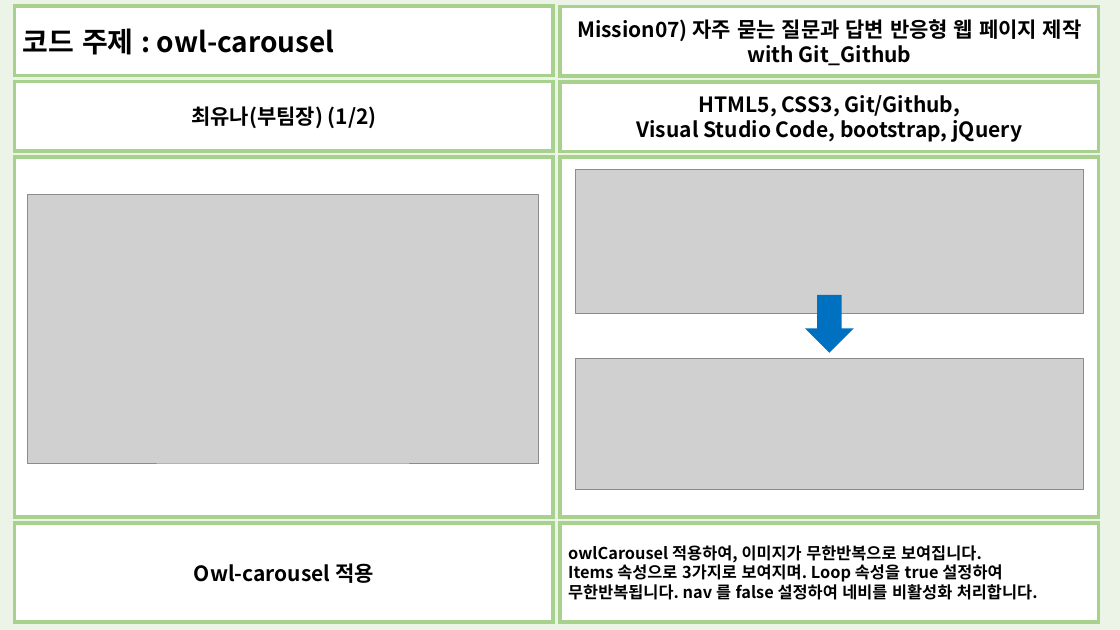
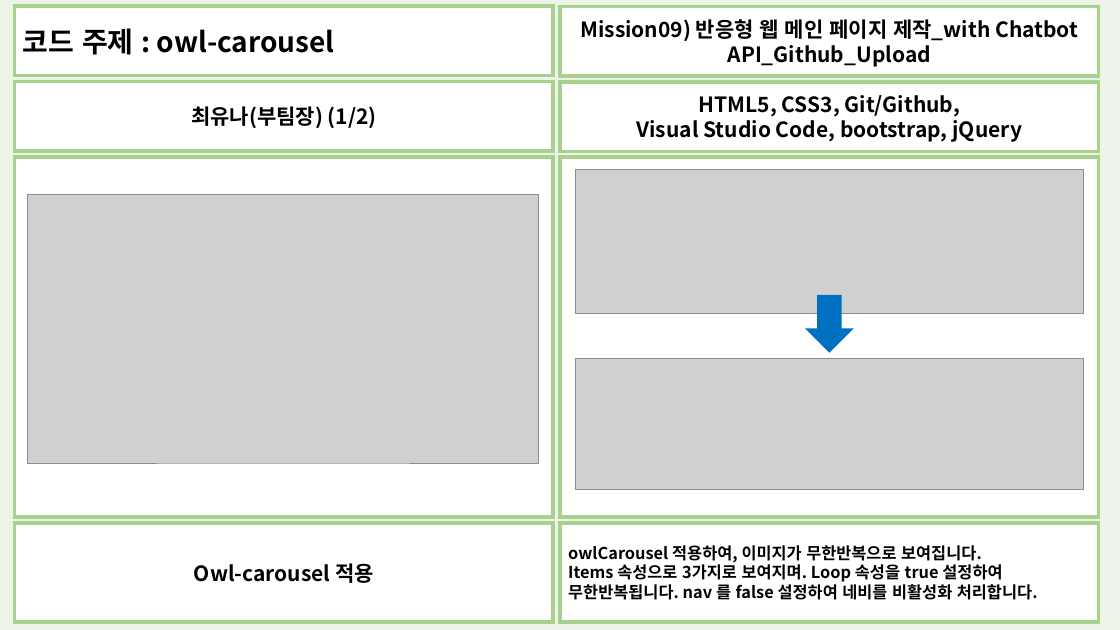
Before and after one commit to qkr5318/qkr5318-Mission09-Study04Team, a slide deck: slide 1 of 코드리뷰9_yuna.pptx. Drawn at 1120x630 pixels with LibreOffice and Linux fonts; fonts in the diff are those of the drawing; grey boxes stand for pictures. Boxes give left, top, right and bottom in pixels: in the first picture for what was removed or moved away, otherwise in the second. Text is boxed around its words. In the diff, an @@ line names an element or a change of style, - is before the commit and + after.

Commit message:
codereview modify

```diff
--- a/코드리뷰9_yuna.pptx
+++ b/코드리뷰9_yuna.pptx
@@ text in rectangle at (580, 16, 1078, 67): text changed @@
-Mission07) 자주 묻는 질문과 답변 반응형 웹 페이지 제작 with Git_Github
+Mission09) 반응형 웹 메인 페이지 제작_with Chatbot API_Github_Upload
```
